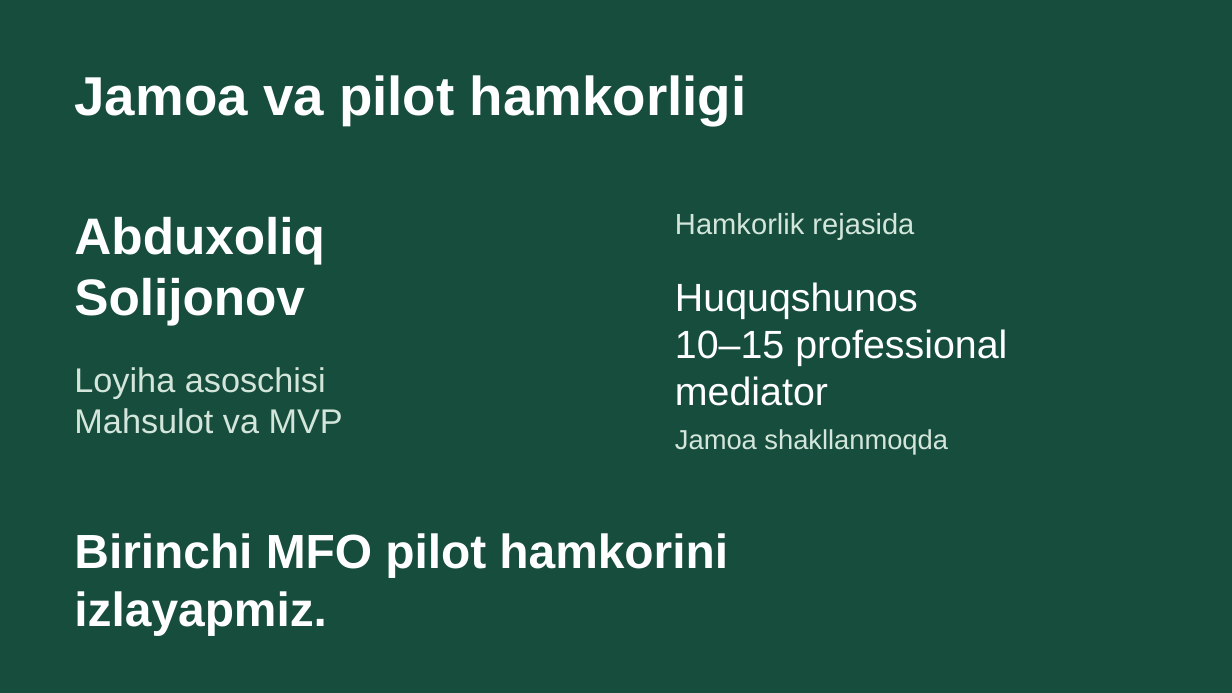
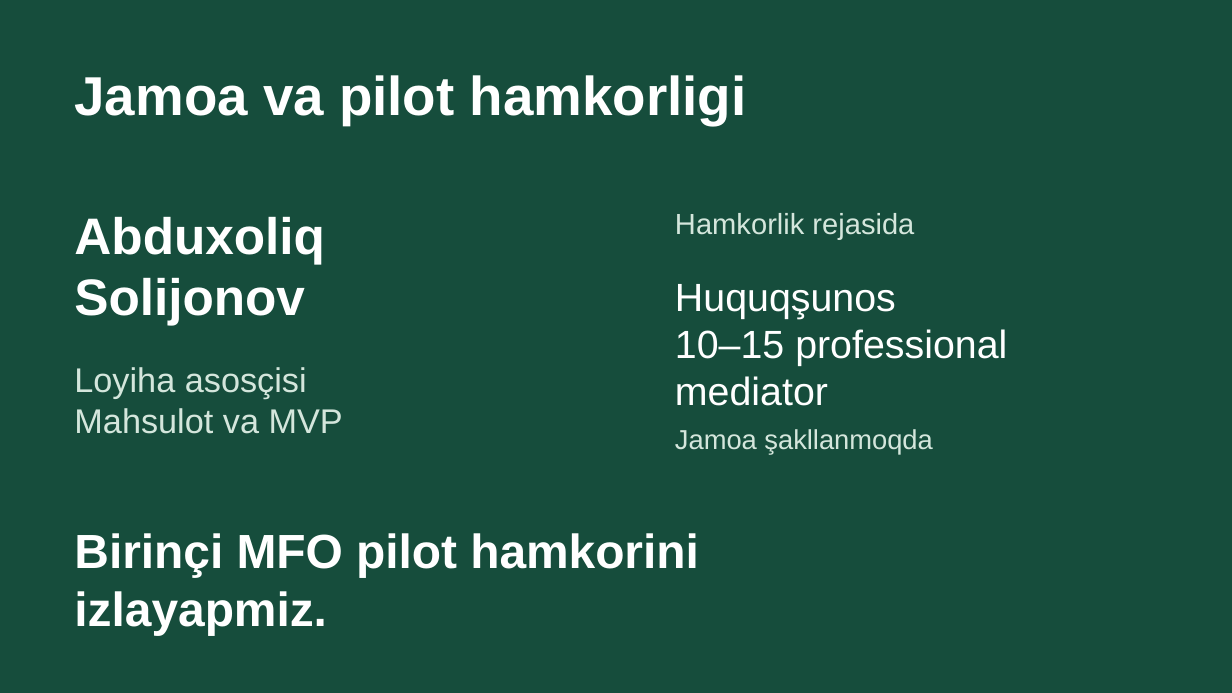
Before and after one commit to Albeerte/kelishuv-ai, a slide deck: slide 8 of docs/presentation/Kelishuv-LexHackathon-2026.pptx. Drawn at 1232x693 pixels with LibreOffice and Linux fonts; fonts in the diff are those of the drawing. Boxes give left, top, right and bottom in pixels: in the first picture for what was removed or moved away, otherwise in the second. Text is boxed around its words. In the diff, an @@ line names an element or a change of style, - is before the commit and + after.

```diff
--- a/docs/presentation/Kelishuv-LexHackathon-2026.pptx
+++ b/docs/presentation/Kelishuv-LexHackathon-2026.pptx
@@ text at bbox=[675, 284, 896, 319]: text changed @@
-Huquqshunos
+Huquqşunos
@@ text at bbox=[74, 367, 307, 398]: text changed @@
-Loyiha asoschisi
+Loyiha asosçisi
@@ text at bbox=[675, 429, 932, 455]: text changed @@
-Jamoa shakllanmoqda
+Jamoa şakllanmoqda
@@ text at bbox=[74, 533, 699, 578]: text changed @@
-Birinchi MFO pilot hamkorini
+Birinçi MFO pilot hamkorini
```
Also in this commit, not shown: 7 other slides changed, 59 other files.
